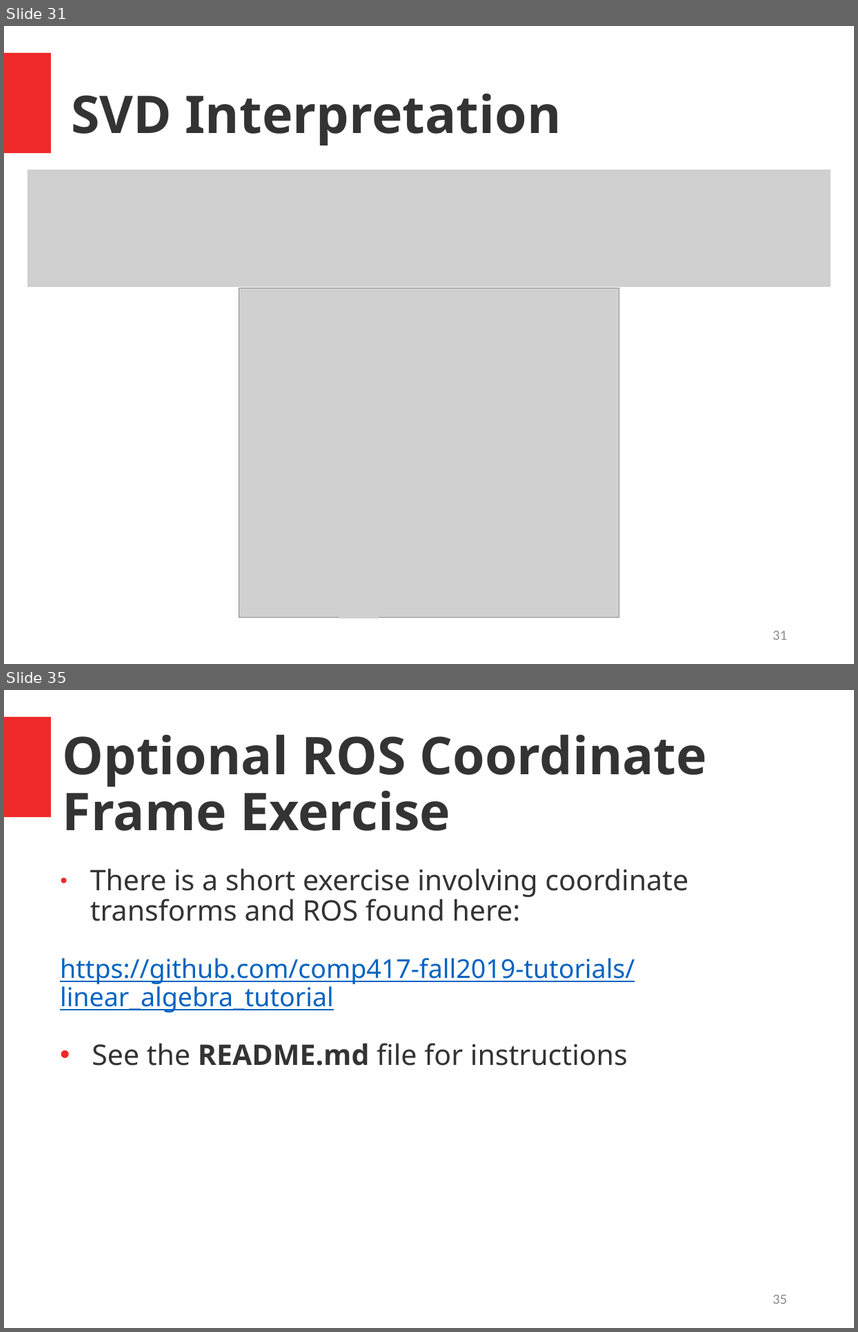
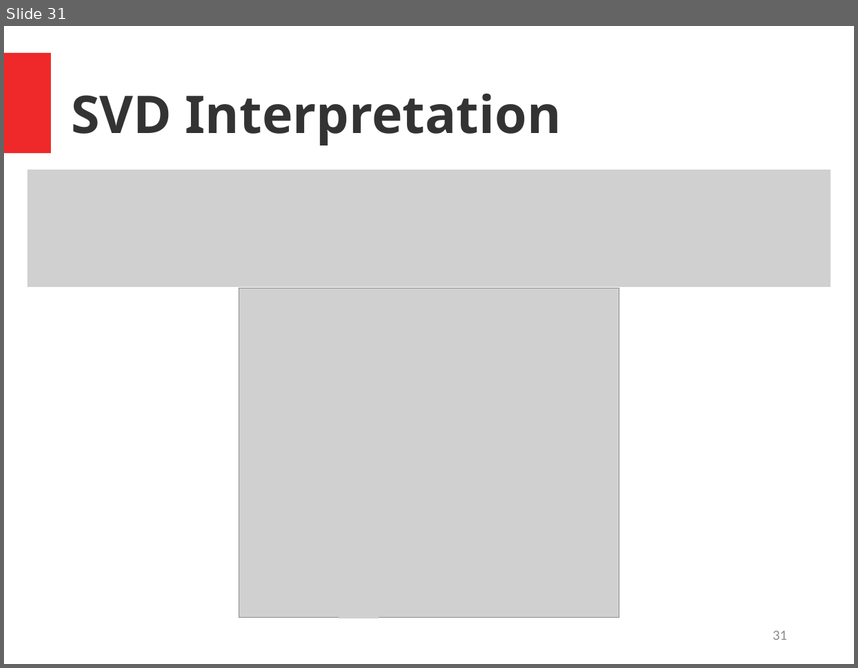
Before and after one commit to dmeger/COMP417_Fall2019, a slide deck: website/tutorials/LinearAlgebra_Tutorial.pptx. Shown one above the other, each under a label of ours: slides 31 and 35 before the commit, slide 31 after it; the slides between them are not shown. The pictures are 858x1332 and 858x668 pixels, drawn with LibreOffice and Linux fonts; fonts in the diff are those of the drawing; grey boxes stand for pictures. Boxes give left, top, right and bottom in pixels: in the first picture for what was removed or moved away, otherwise in the second. Text is boxed around its words. In the diff, an @@ line names an element or a change of style, - is before the commit and + after.

Commit message:
Fixed typos in linear algebra tutorial

```diff
--- a/website/tutorials/LinearAlgebra_Tutorial.pptx
+++ b/website/tutorials/LinearAlgebra_Tutorial.pptx
@@ slide 35 removed at <box>4,690,854,1328</box>, background #FFFFFF; not listed: 1 template element that a slide beside it also shows @@
@@ title removed at <box>63,734,708,831</box> @@
-Optional ROS Coordinate Frame Exercise
@@ text removed at <box>60,868,688,1065</box> @@
-● There is a short exercise involving coordinate transforms and ROS found here:
-https://github.com/comp417-fall2019-tutorials/linear_algebra_tutorial
-• See the README.md file for instructions
@@ page number removed at <box>773,1294,787,1303</box> @@
-35
```
Also in this commit, not shown: 4 slides changed, 1 other slide removed, 1 other file.
